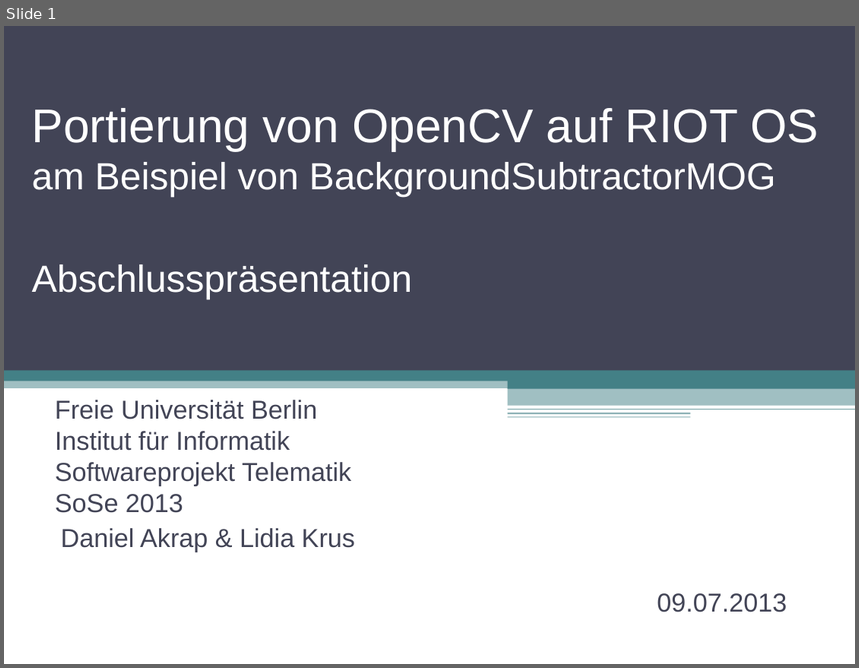
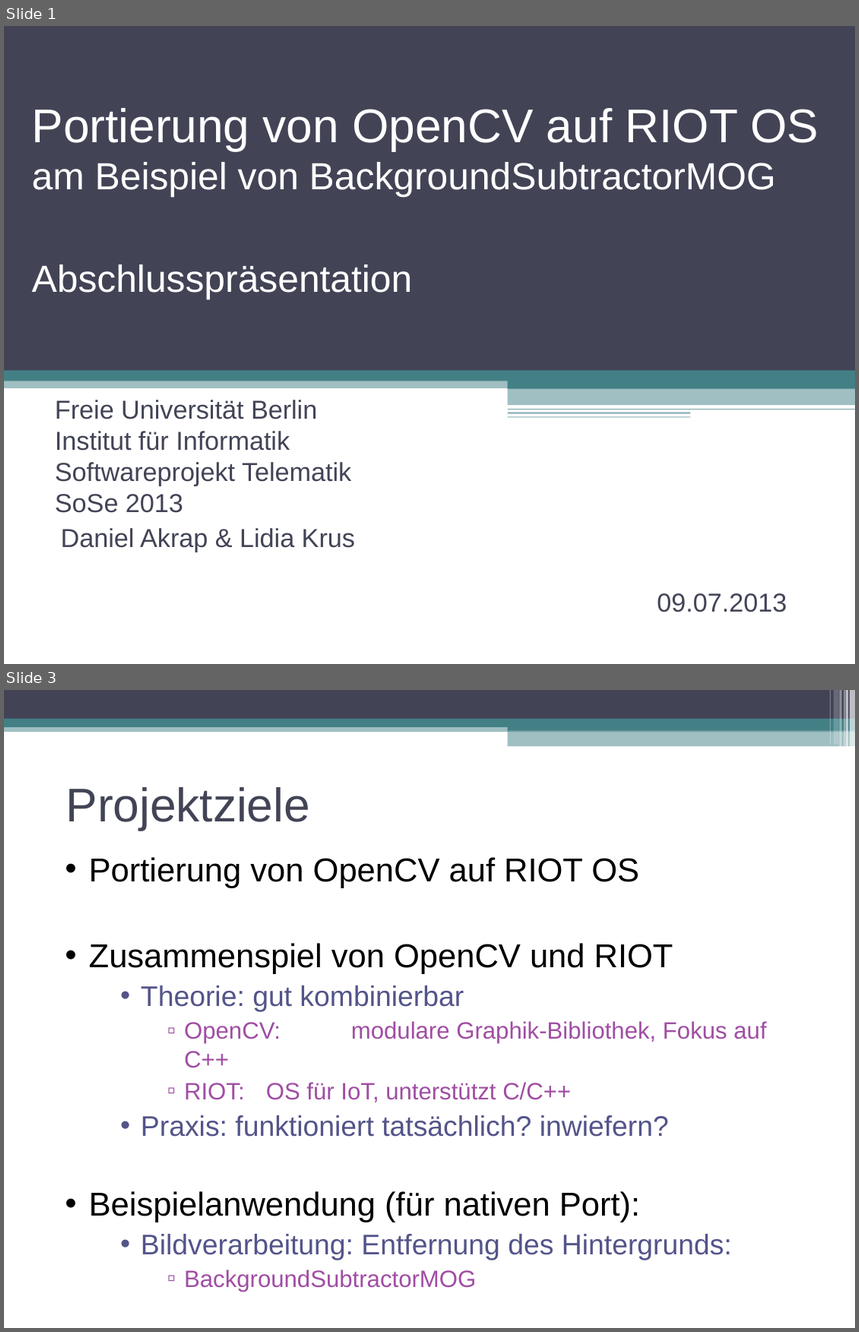
Before and after one commit to swp2013riot/riot-opencv-port, a slide deck: doc/final_presentation.odp. Shown one above the other, each under a label of ours: slide 1 before the commit, slides 1 and 3 after it; the slides between them are not shown. The pictures are 859x668 and 859x1332 pixels, drawn with LibreOffice and Linux fonts; fonts in the diff are those of the drawing. Boxes give left, top, right and bottom in pixels: in the first picture for what was removed or moved away, otherwise in the second. Text is boxed around its words. In the diff, an @@ line names an element or a change of style, - is before the commit and + after.

```diff
--- a/doc/final_presentation.odp
+++ b/doc/final_presentation.odp
@@ slide 3 added at (4,690,855,1328), background #FFFFFF @@
@@ rectangle added at (4,690,855,719), fill #424456 @@
@@ rectangle added at (829,690,831,745), fill #FFFFFF at 30% opacity @@
@@ rectangle added at (834,690,839,745), fill #FFFFFF at 20% opacity @@
@@ rectangle added at (840,690,842,748), fill #FFFFFF at 40% opacity @@
@@ rectangle added at (844,690,845,748), fill #FFFFFF at 60% opacity @@
@@ rectangle added at (846,690,848,748), fill #FFFFFF at 65% opacity @@
@@ rectangle added at (850,690,855,748), fill #FFFFFF at 65% opacity @@
@@ rectangle added at (4,724,855,732), fill #438086 at 50% opacity @@
@@ rectangle added at (4,719,855,727), fill #438086 @@
@@ rectangle added at (508,723,855,731), fill #438086 @@
@@ rectangle added at (508,730,855,746), fill #438086 at 50% opacity @@
@@ title added at (66,787,310,830), 40 pt, text #424456 @@
+Projektziele
@@ text added at (89,857,766,1292), 24 pt, text #53548A @@
+• Portierung von OpenCV auf RIOT OS
+• Zusammenspiel von OpenCV und RIOT
+    • Theorie: gut kombinierbar
+        ▫ OpenCV: modulare Graphik-Bibliothek, Fokus auf C++
+        ▫ RIOT: OS für IoT, unterstützt C/C++
+    • Praxis: funktioniert tatsächlich? inwiefern?
+• Beispielanwendung (für nativen Port):
+    • Bildverarbeitung: Entfernung des Hintergrunds:
+        ▫ BackgroundSubtractorMOG
```
Also in this commit, not shown: 5 slides changed, 4 other slides added, 3 slides removed.
